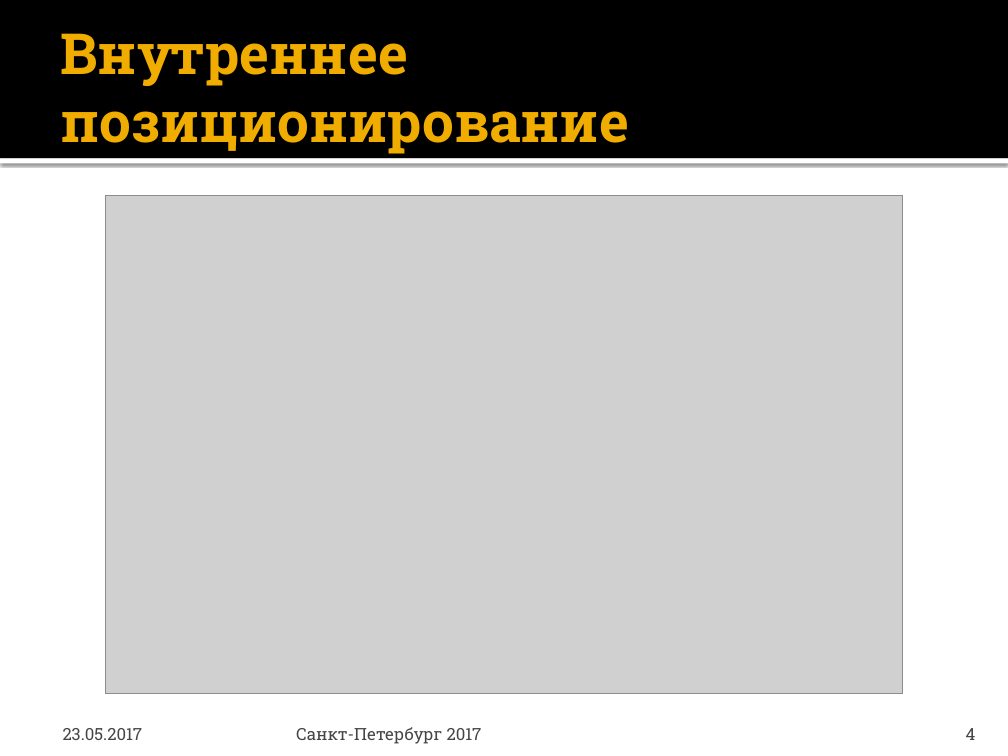
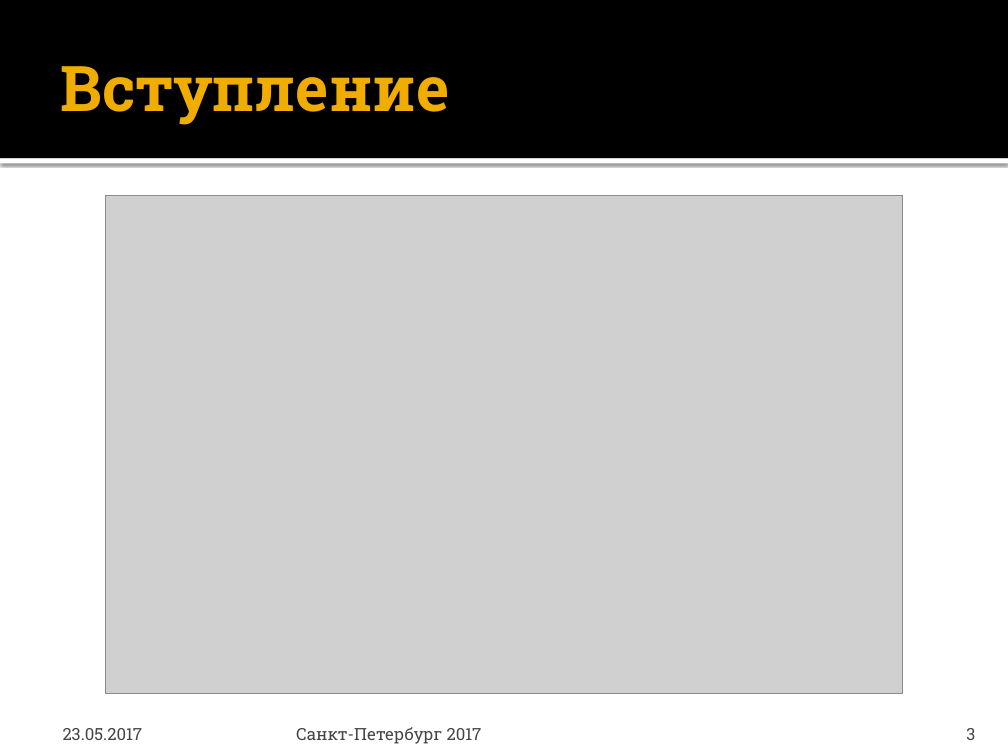
Before and after one commit to Serentiny/Unity, a slide deck: slide 3 of Внутреннее позиционирование.pptx (slide 4 before the commit). Drawn at 1008x756 pixels with LibreOffice and Linux fonts; fonts in the diff are those of the drawing; grey boxes stand for pictures. Boxes give left, top, right and bottom in pixels: in the first picture for what was removed or moved away, otherwise in the second. Text is boxed around its words. In the diff, an @@ line names an element or a change of style, - is before the commit and + after.

```diff
--- a/Внутреннее позиционирование.pptx
+++ b/Внутреннее позиционирование.pptx
@@ title at <box>60,66,449,125</box>: text changed; size 40.5 to 45 pt @@
-Внутреннее позиционирование
+Вступление
@@ page number at <box>966,728,975,740</box>: text changed @@
-4
+3
```
Also in this commit, not shown: 5 other slides changed, 5 slides added.
